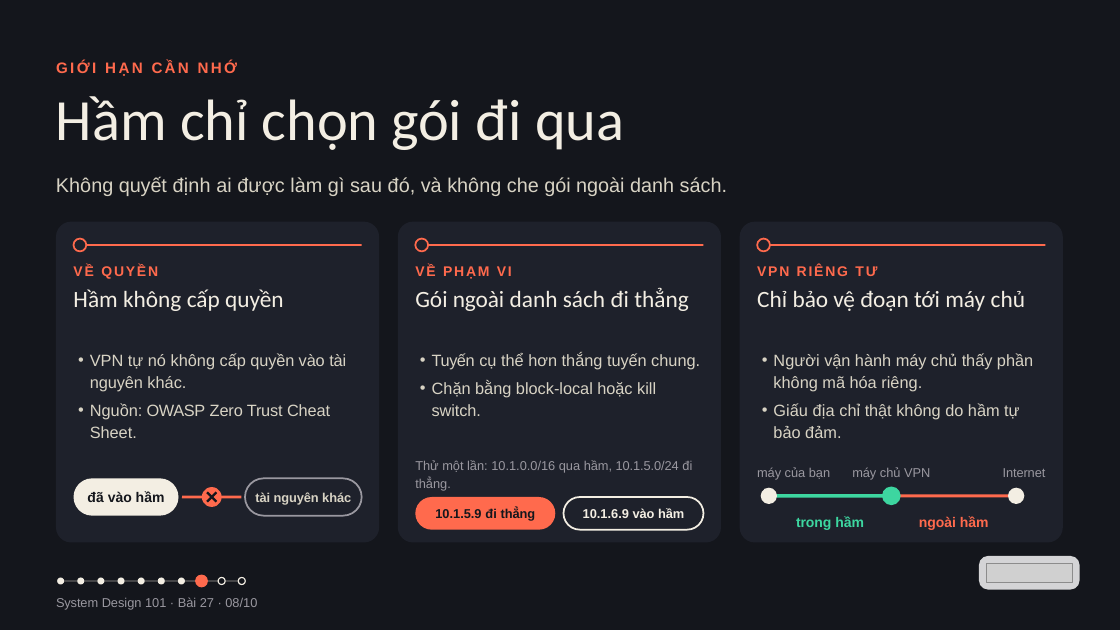
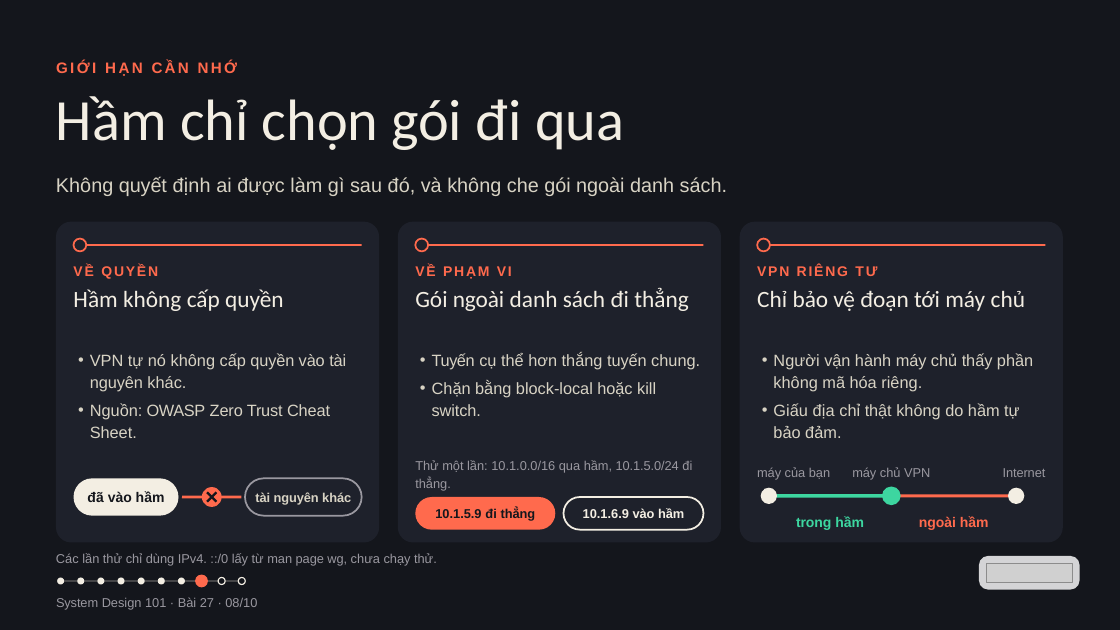
Before and after one commit to vohoailinh90/tool-marketing-studio, a slide deck: slide 8 of system-design-101/vi/lessons/sd-14-027/slides/sd-14-027.pptx. Drawn at 1120x630 pixels with LibreOffice and Linux fonts; fonts in the diff are those of the drawing; grey boxes stand for pictures. Boxes give left, top, right and bottom in pixels: in the first picture for what was removed or moved away, otherwise in the second. Text is boxed around its words. In the diff, an @@ line names an element or a change of style, - is before the commit and + after.

```diff
--- a/system-design-101/vi/lessons/sd-14-027/slides/sd-14-027.pptx
+++ b/system-design-101/vi/lessons/sd-14-027/slides/sd-14-027.pptx
@@ text added at bbox=[56, 553, 437, 566], 16.5 pt, text #9A98A0 @@
+Các lần thử chỉ dùng IPv4. ::/0 lấy từ man page wg, chưa chạy thử.
```
Also in this commit, not shown: 5 other slides changed.
